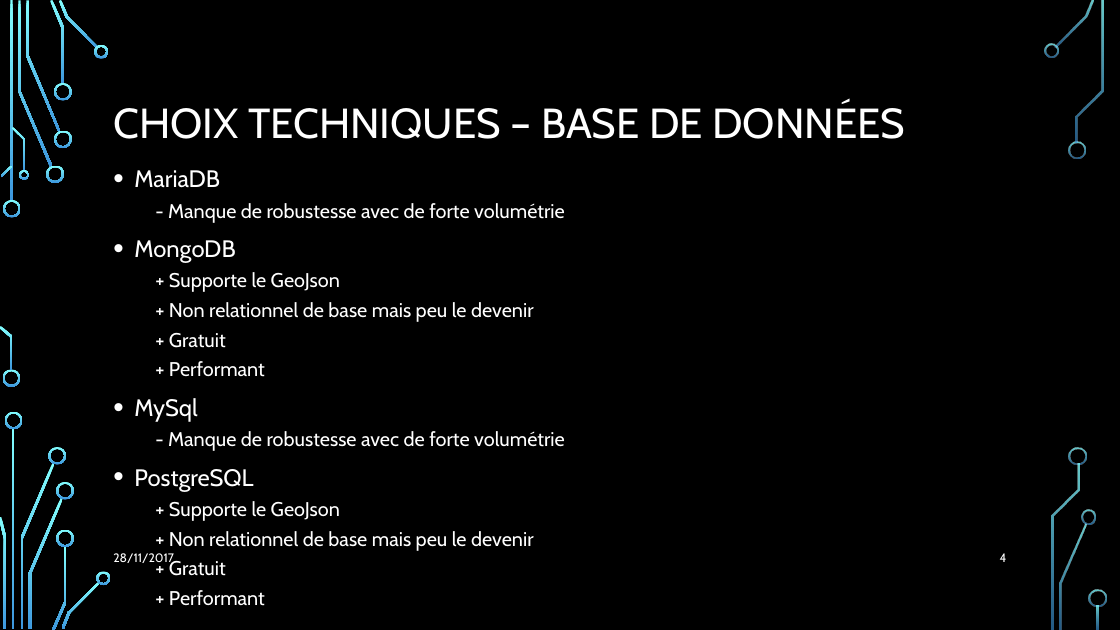
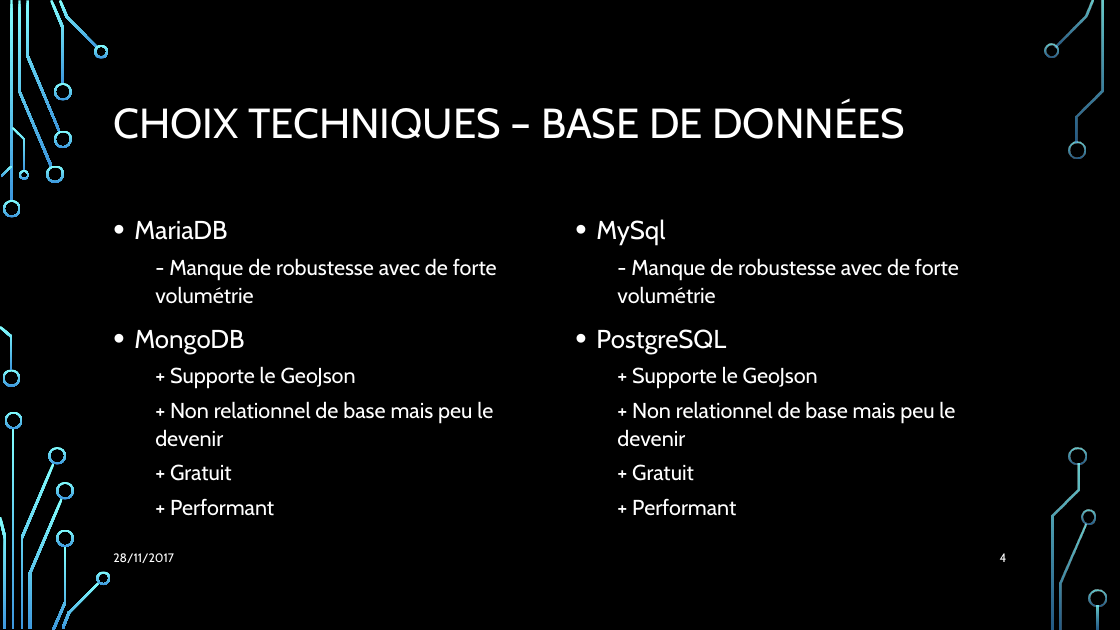
Before and after one commit to Julienbtn/cloud-project-equipe-7, a slide deck: slide 4 of Presentation Cloud.pptx. Drawn at 1120x630 pixels with LibreOffice and Linux fonts; fonts in the diff are those of the drawing; background and template pictures are left out. Boxes give left, top, right and bottom in pixels: in the first picture for what was removed or moved away, otherwise in the second. Text is boxed around its words. In the diff, an @@ line names an element or a change of style, - is before the commit and + after.

```diff
--- a/Presentation Cloud.pptx
+++ b/Presentation Cloud.pptx
@@ text "MariaDB": place and size @@
-text "MariaDB" at bbox=[134, 170, 565, 606]
+text "MariaDB" at bbox=[134, 221, 497, 516]
@@ text "MariaDB" at bbox=[134, 221, 497, 516]: size 20.4 to 22.2 pt in "MariaDB", "MongoDB"; size 17 to 18.5 pt in "- Manque de robustesse avec de forte ...", "+ Supporte le GeoJson", "+ Non relationnel de base mais peu ...", "+ Gratuit" and 1 more places; line spacing 1 to 1.1 @@
@@ text added at bbox=[596, 219, 959, 516], 18.5 pt, text #FFFFFF @@
+• MySql
+  - Manque de robustesse avec de forte volumétrie
+• PostgreSQL
+  + Supporte le GeoJson
+  + Non relationnel de base mais peu le devenir
+  + Gratuit
+  + Performant
@@ text at bbox=[134, 398, 565, 606]: paragraphs removed @@
-• MySql
-  - Manque de robustesse avec de forte volumétrie
-• PostgreSQL
-  + Supporte le GeoJson
-  + Non relationnel de base mais peu le devenir
-  + Gratuit
-  + Performant
```
Also in this commit, not shown: 10 other slides changed.
